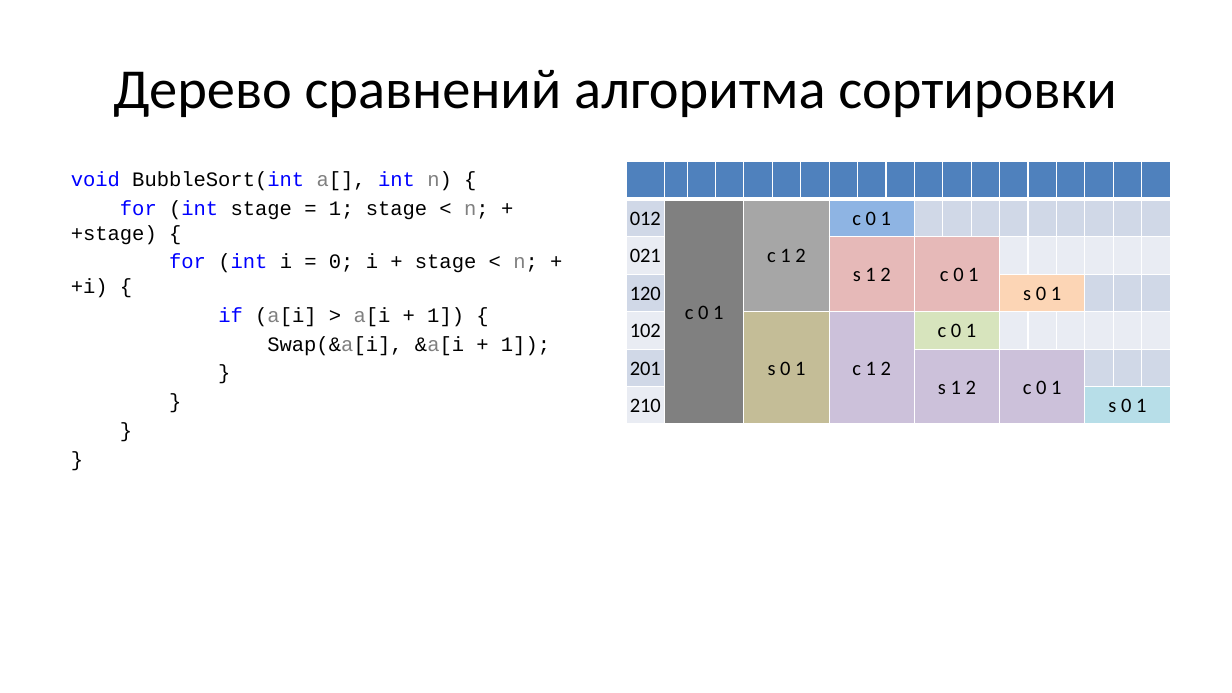
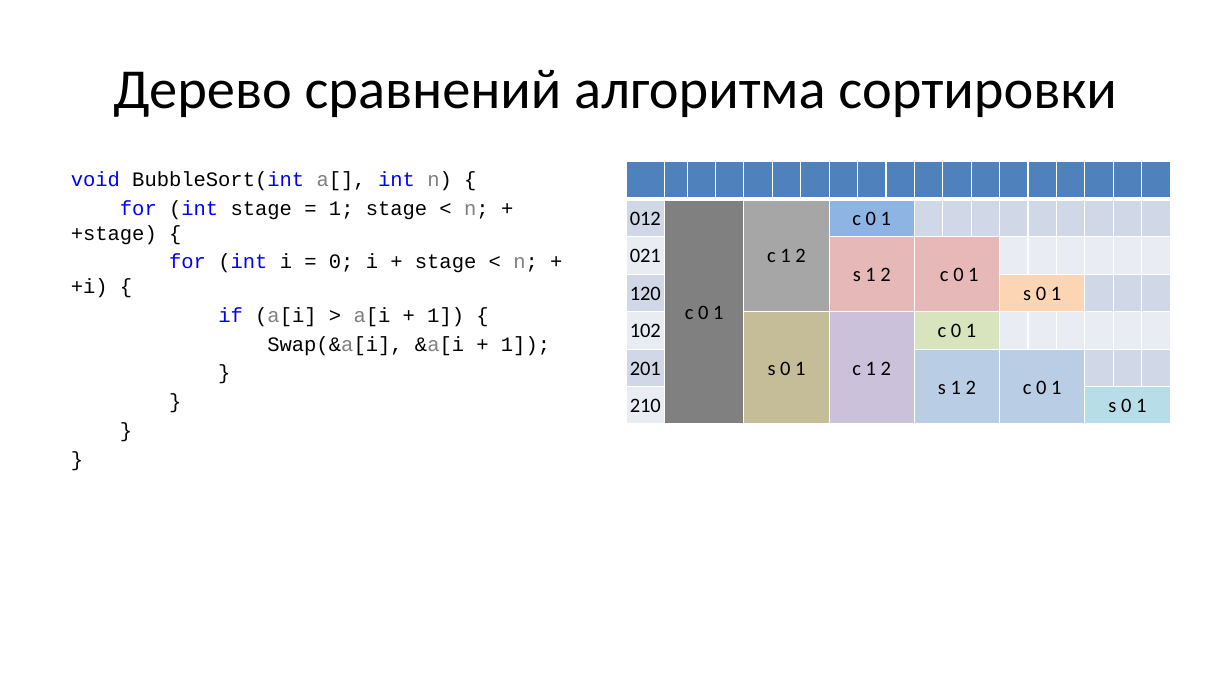
Before and after one commit to Evgueni-Petrov-aka-espetrov/Algorithms-and-Programming-in-C-pptx, a slide deck: slide 113 of 13 Сортировка.pptx. Drawn at 1232x693 pixels with LibreOffice and Linux fonts; fonts in the diff are those of the drawing. Boxes give left, top, right and bottom in pixels: in the first picture for what was removed or moved away, otherwise in the second. Text is boxed around its words. In the diff, an @@ line names an element or a change of style, - is before the commit and + after.

Commit message:
исправил цвета на слайдах 113, 114

```diff
--- a/13 Сортировка.pptx
+++ b/13 Сортировка.pptx
@@ table at bbox=[627, 162, 1175, 424] @@
@@ fill #CCC1DA to #B9CDE5 in 2 cells @@
```
Also in this commit, not shown: 1 other slide changed.
